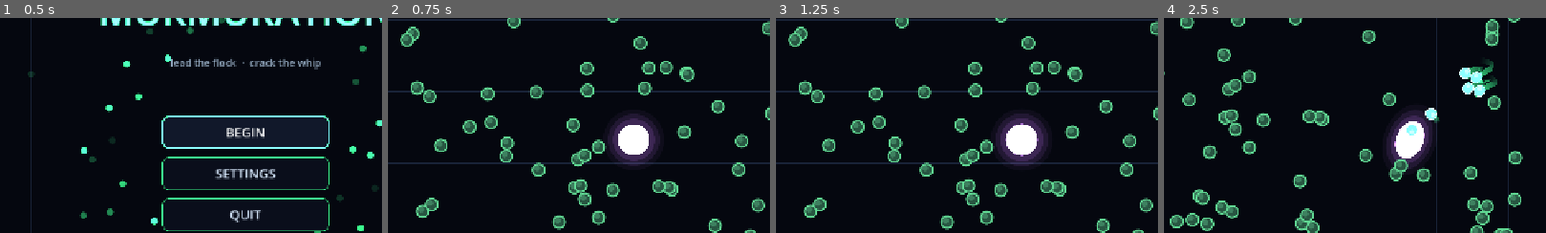
Above: before the commit, frames 1-4 (left to right).
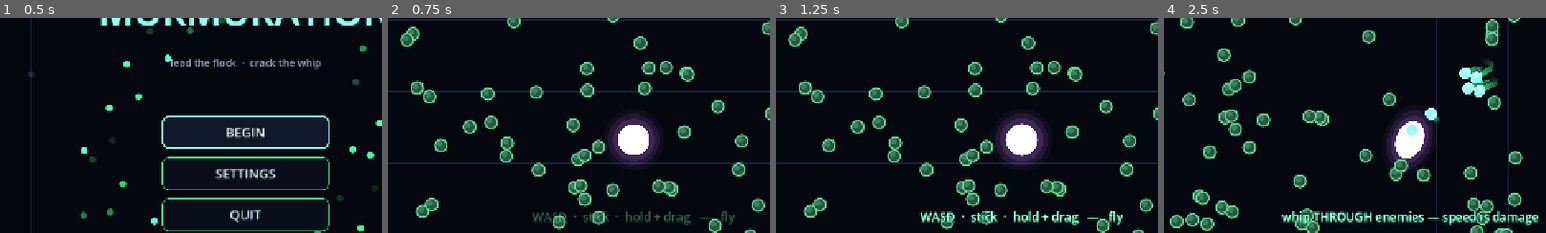
Above: after the commit, the same moments.

Repository: jadjoker/tdf
Game: Godot game, scene res://scenes/MainMenu.tscn
Same seed, same stepped clock (60 frames per second), same inputs: the game is played once before the commit and once after it.
Inputs (mouse positions are % of the whole screen's width and height, from its top left):
- Up to frame 1 (0.5 s): no input
- Up to frame 2 (0.75 s): click "BEGIN" at 0.5 s
- Up to frame 3 (1.25 s): no input
- Up to frame 4 (2.5 s): tap Enter at 1.25 s; move the mouse to (72, 45) at 1.27 s; hold D (move_right) 1.28-2 s; tap 1 at 1.35 s; click (72, 45) at 1.42 s; tap 2 at 1.55 s; drag from (30, 55) to (46, 74) at 2.02 s
The pictures show only the part of the screen within x 18-68%, y 22-72%; the shares and areas given below are measured in that part.

Frame 1 is identical in both runs. In frame 2, 0.9% of the frame differs, in the area x 38-91%, y 89-97%; in frame 3, 1.2%; in frame 4, 2.1%, in the area x 30-98%, y 89-97%.

Commit message:
Build-defining upgrades + first-flight onboarding
- Burning Wake: flight path lingers as a damaging fire ribbon
  (wake_renderer.gd draws it; enemies crossing it burn)
- Warm Welcome: recruits detonate - damage + radial shove + burst
- Comet Core: the leader itself damages enemies on contact at speed
- take_external_damage() on enemies for non-flock damage sources
- Onboarding: three do-to-dismiss prompts (fly / recruit / whip),
  never shown again after the first-ever kill
- Icons for the new cards; Deck build refreshed

Co-Authored-By: Claude Fable 5 <noreply@anthropic.com>

Diff:
--- a/scripts/enemy.gd
+++ b/scripts/enemy.gd
@@ -155,6 +155,16 @@
 			_die()
 
 
+# Damage from non-flock sources (Burning Wake, Warm Welcome, Comet Core)
+func take_external_damage(amount: float) -> void:
+	if health <= 0.0:
+		return
+	health -= amount
+	_flash = maxf(_flash, 0.7)
+	if health <= 0.0:
+		_die()
+
+
 func _die() -> void:
 	remove_from_group("enemies")
 	died.emit(self)
--- a/scripts/followerunit.gd
+++ b/scripts/followerunit.gd
@@ -111,3 +111,8 @@
 		# (the trail renderer and MultiMesh pick it up from this group)
 		remove_from_group("stray")
 		add_to_group("swarm_unit")
+
+		# Tell Phase1 where the recruit happened (Warm Welcome, onboarding)
+		var p: Node = get_parent()
+		if p != null and p.has_method("on_unit_collected"):
+			p.on_unit_collected(global_position)
--- /dev/null
+++ b/scripts/onboarding.gd
@@ -0,0 +1,71 @@
+extends Node
+
+# First-flight onboarding: three prompts taught by DOING, each dismissed by
+# the action it teaches. Never shown again after the player's first kill
+# (persisted as settings/onboarded). Phase1 only spawns this when needed.
+
+const UIS = preload("res://scripts/ui_style.gd")
+const GS = preload("res://scripts/game_settings.gd")
+
+var _phase: Node = null
+var _label: Label = null
+var _step: int = 0
+var _start_pos: Vector2 = Vector2.INF
+var _alpha: float = 0.0
+
+const STEPS := [
+	"WASD  ·  stick  ·  hold + drag   —   fly",
+	"sweep up the dim strays — they are your flock",
+	"whip THROUGH enemies — speed is damage",
+]
+
+
+func _ready() -> void:
+	_phase = get_parent()
+	var layer := CanvasLayer.new()
+	add_child(layer)
+	_label = Label.new()
+	_label.add_theme_font_size_override("font_size", 20)
+	_label.horizontal_alignment = HORIZONTAL_ALIGNMENT_CENTER
+	UIS.outline(_label, 6)
+	_label.size = Vector2(900.0, 30.0)
+	_label.set_anchors_and_offsets_preset(Control.PRESET_CENTER, Control.PRESET_MODE_KEEP_SIZE)
+	_label.position += Vector2(0.0, 130.0)   # lower third, under the player
+	_label.modulate = Color(1.0, 1.0, 1.0, 0.0)
+	layer.add_child(_label)
+
+
+func _process(delta: float) -> void:
+	if _step >= STEPS.size():
+		_alpha = maxf(_alpha - delta * 2.0, 0.0)
+		_label.modulate.a = _alpha
+		if _alpha <= 0.0:
+			queue_free()
+		return
+
+	_label.text = STEPS[_step]
+	_alpha = minf(_alpha + delta * 1.5, 0.9)
+	_label.modulate = Color(UIS.MINT.r * 0.6 + 0.4, UIS.MINT.g * 0.4 + 0.6, UIS.MINT.b * 0.4 + 0.6, _alpha)
+
+	match _step:
+		0:
+			# Dismissed by flying a real distance
+			if _phase.player != null:
+				if _start_pos == Vector2.INF:
+					_start_pos = _phase.player.global_position
+				elif _start_pos.distance_to(_phase.player.global_position) > 220.0:
+					_advance()
+		1:
+			# Dismissed by the first recruit
+			if _phase.collected_count > 0:
+				_advance()
+		2:
+			# Dismissed by the first kill — and never shown again
+			if _phase.kills > 0:
+				GS.save_setting("onboarded", true)
+				_advance()
+
+
+func _advance() -> void:
+	_step += 1
+	_alpha = 0.0
--- a/scripts/phase_1.gd
+++ b/scripts/phase_1.gd
@@ -98,6 +98,10 @@
 	{"id": "magnet", "name": "Magnet Heart", "desc": "Strays drift toward you (+150 range)", "color": Color(1.8, 0.7, 2.2)},
 	{"id": "combo", "name": "Patient Hunter", "desc": "+0.5s combo window", "color": Color(2.2, 1.8, 0.6)},
 	{"id": "loot", "name": "Bountiful Kills", "desc": "Kills drop +1 extra stray", "color": Color(1.6, 2.2, 0.5)},
+	# Build-defining picks — these change HOW you fly, not just numbers
+	{"id": "wake", "name": "Burning Wake", "desc": "Your flight path lingers as a burning ribbon", "color": Color(2.4, 1.2, 0.3)},
+	{"id": "welcome", "name": "Warm Welcome", "desc": "Recruits detonate a concussive greeting", "color": Color(0.9, 2.2, 0.7)},
+	{"id": "comet", "name": "Comet Core", "desc": "YOU damage enemies on contact — at speed", "color": Color(1.9, 1.1, 2.4)},
 ]
 
 var damage_mult: float = 1.0         # read by enemies each contact frame
@@ -105,10 +109,19 @@
 var magnet_radius: float = 0.0
 var loot_bonus: int = 0
 var combo_window: float = 1.6
+var wake_level: int = 0              # Burning Wake stacks
+var welcome_level: int = 0           # Warm Welcome stacks
+var comet_level: int = 0             # Comet Core stacks
 var upgrade_level: int = 0
 var _kills_to_next: int = 8
 var _upgrade_layer: CanvasLayer = null
 var _upgrade_offer: Array = []
+var _wake: Node2D = null
+
+const WAKE_DPS := 30.0               # per stack, per burning point touched
+const WAKE_RADIUS := 45.0
+const COMET_DPS := 60.0              # per stack at full speed
+const COMET_MIN_SPEED := 250.0
 
 # Physics-juice pass: impact feedback systems
 const SHOCKWAVE_RADIUS := 160.0      # death blast physically ripples the flock
@@ -141,6 +154,13 @@
 	var pause_ctl := preload("res://scripts/pause_controller.gd").new()
 	pause_ctl.name = "PauseController"
 	add_child(pause_ctl)
+
+	# First-flight onboarding, until the player lands their first kill ever
+	var cfg := preload("res://scripts/game_settings.gd").load_all()
+	if not cfg.get_value("settings", "onboarded", false):
+		var ob := preload("res://scripts/onboarding.gd").new()
+		ob.name = "Onboarding"
+		add_child(ob)
 	if perf_logging:
 		_perf_logger = preload("res://scripts/perf_logger.gd").new()
 		add_child(_perf_logger)
@@ -423,8 +443,29 @@
 			_enemy_spawn_timer = interval
 			_spawn_enemy(minutes)
 
+	# Burning Wake: the player's lingering path damages enemies crossing it
+	if _wake != null and wake_level > 0:
+		_wake.track(player.global_position, delta)
+
 	for e in enemies:
 		e.process_flock_contact(swarm_units, delta)
+
+		if not is_instance_valid(e):
+			continue
+
+		if _wake != null and wake_level > 0:
+			for p in _wake.points:
+				if e.global_position.distance_to(p.pos) < WAKE_RADIUS:
+					e.take_external_damage(WAKE_DPS * wake_level * delta)
+					break
+
+		# Comet Core: the leader itself is a weapon — at speed
+		if comet_level > 0 and is_instance_valid(e):
+			var pspeed: float = player.velocity.length()
+			if pspeed > COMET_MIN_SPEED \
+					and e.global_position.distance_to(player.global_position) < e.body_radius + 28.0:
+				var frac: float = clampf(pspeed / 500.0, 0.0, 1.0)
+				e.take_external_damage(COMET_DPS * comet_level * frac * delta)
 
 	_resolve_enemy_collisions(swarm_units, enemies)
 
@@ -510,6 +551,29 @@
 	if r < 0.34 + tail_biter_chance:
 		return tail_biter_scene if collected_count >= 5 else enemy_scene
 	return enemy_scene
+
+
+func on_unit_collected(pos: Vector2) -> void:
+	# Warm Welcome: every recruit detonates a concussive greeting
+	if welcome_level <= 0:
+		return
+	var radius: float = 120.0 + 30.0 * float(welcome_level)
+	var dmg: float = 30.0 * float(welcome_level)
+	for e in get_tree().get_nodes_in_group("enemies"):
+		if not is_instance_valid(e):
+			continue
+		var d: Vector2 = e.global_position - pos
+		var dist: float = d.length()
+		if dist < radius:
+			e.take_external_damage(dmg)
+			if is_instance_valid(e) and dist > 0.001:
+				e.apply_grind((d / dist) * 420.0)
+	add_trauma(0.12)
+	var burst: Node2D = preload("res://scripts/hit_burst.gd").new()
+	burst.color = Color(0.9, 2.2, 0.7)
+	burst.scale_mult = 0.8
+	add_child(burst)
+	burst.global_position = pos
 
 
 func _on_unit_eaten(pos: Vector2) -> void:
@@ -816,6 +880,16 @@
 			combo_window += 0.5
 		"loot":
 			loot_bonus += 1
+		"wake":
+			wake_level += 1
+			if _wake == null:
+				_wake = preload("res://scripts/wake_renderer.gd").new()
+				_wake.name = "WakeRenderer"
+				add_child(_wake)
+		"welcome":
+			welcome_level += 1
+		"comet":
+			comet_level += 1
 
 	_upgrade_layer.queue_free()
 	_upgrade_layer = null
--- a/scripts/upgrade_icon.gd
+++ b/scripts/upgrade_icon.gd
@@ -55,5 +55,25 @@
 			draw_circle(c + Vector2(-9.0, 6.0), 7.0, accent, false, W, true)
 			draw_circle(c + Vector2(9.0, 6.0), 7.0, accent, false, W, true)
 			draw_circle(c + Vector2(0.0, -8.0), 7.0, accent, false, W, true)
+		"wake":
+			# burning ribbon behind a head
+			var wave := PackedVector2Array()
+			for i in range(9):
+				var x: float = c.x - 22.0 + float(i) * 4.6
+				wave.append(Vector2(x, c.y + sin(float(i) * 1.1) * 8.0))
+			draw_polyline(wave, accent, W + 0.5, true)
+			draw_circle(c + Vector2(20.0, sin(8.8) * 8.0), 5.5, accent, true, -1.0, true)
+		"welcome":
+			# concussive greeting: expanding arcs around a recruit
+			draw_circle(c, 4.5, accent, true, -1.0, true)
+			draw_arc(c, 11.0, 0.0, TAU, 24, accent, W, true)
+			draw_arc(c, 18.0, -0.6, 1.8, 16, accent, W, true)
+			draw_arc(c, 18.0, PI - 0.6, PI + 1.8, 16, accent, W, true)
+		"comet":
+			# the leader with speed lines
+			draw_circle(c + Vector2(8.0, 0.0), 9.0, accent, false, W + 0.5, true)
+			for i in range(3):
+				var y: float = c.y - 7.0 + float(i) * 7.0
+				draw_line(Vector2(c.x - 22.0, y), Vector2(c.x - 6.0, y), accent, W - 0.5, true)
 		_:
 			draw_circle(c, 14.0, accent, false, W, true)
--- /dev/null
+++ b/scripts/wake_renderer.gd
@@ -0,0 +1,48 @@
+extends Node2D
+
+# Burning Wake upgrade: the player's flight path lingers as a damaging
+# ribbon of light. This node tracks and draws it; Phase1 applies the damage.
+
+const LIFE := 1.3           # seconds a wake point burns
+const SPACING := 35.0       # px of player travel between points
+const WIDTH := 14.0
+const COLOR := Color(2.4, 1.2, 0.3)   # HDR fire — blooms
+
+var points: Array = []      # [{pos: Vector2, age: float}]
+var _last_pos: Vector2 = Vector2.INF
+
+
+func _ready() -> void:
+	z_index = -2
+	var mat := CanvasItemMaterial.new()
+	mat.blend_mode = CanvasItemMaterial.BLEND_MODE_ADD
+	material = mat
+
+
+# Called by Phase1 every physics frame while the upgrade is owned
+func track(player_pos: Vector2, delta: float) -> void:
+	for p in points:
+		p.age += delta
+	while points.size() > 0 and points[0].age > LIFE:
+		points.pop_front()
+
+	if _last_pos == Vector2.INF or player_pos.distance_to(_last_pos) >= SPACING:
+		points.append({"pos": player_pos, "age": 0.0})
+		_last_pos = player_pos
+
+	queue_redraw()
+
+
+func _draw() -> void:
+	var n: int = points.size()
+	if n < 2:
+		return
+	var pts := PackedVector2Array()
+	var cols := PackedColorArray()
+	pts.resize(n)
+	cols.resize(n)
+	for i in range(n):
+		pts[i] = points[i].pos
+		var fade: float = 1.0 - points[i].age / LIFE
+		cols[i] = Color(COLOR.r, COLOR.g, COLOR.b, 0.5 * fade)
+	draw_polyline_colors(pts, cols, WIDTH)
Not shown, added: scripts/onboarding.gd.uid
Not shown, added: scripts/wake_renderer.gd.uid
Not shown, changed: PROJECT_BIBLE.md
Not shown, changed: dist/murmuration.x86_64
